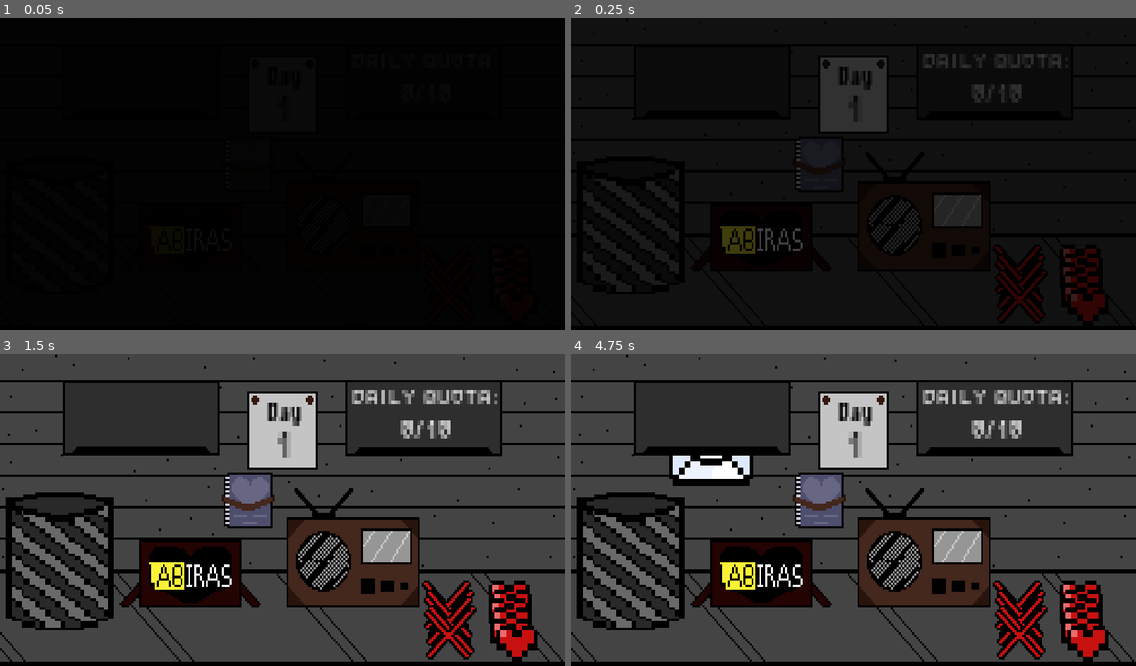
Above: before the commit, frames 1-4 (two rows, left to right).
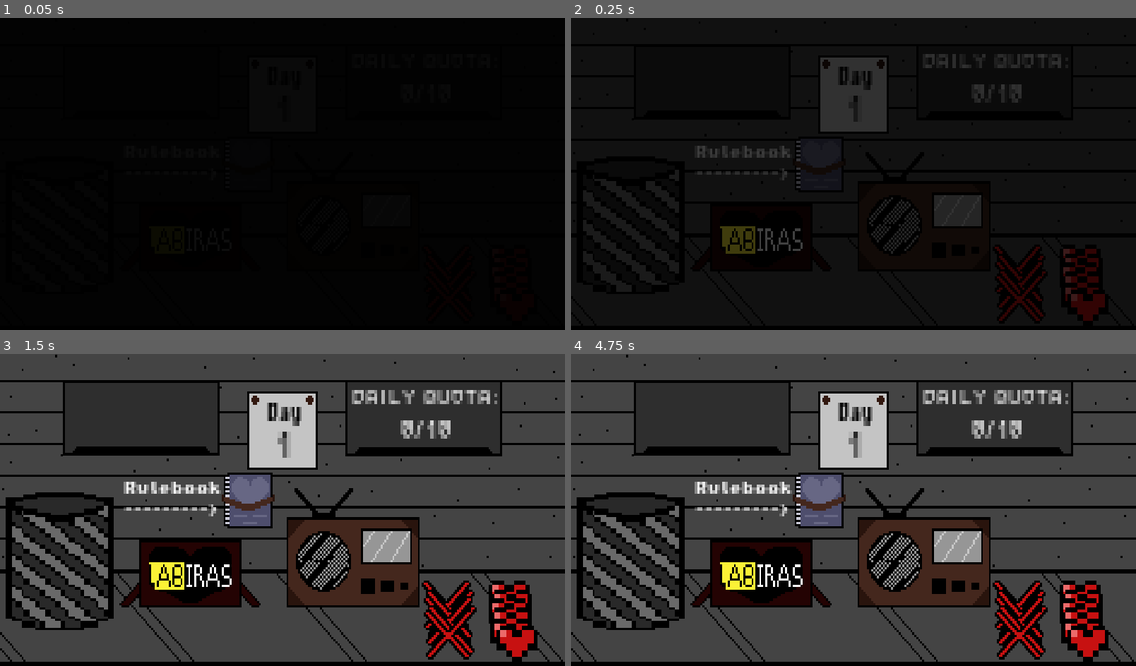
Above: after the commit, the same moments.

Repository: SoaresDavidson/CUPID.inc
Game: Godot game, scene res://scenes/jogo_2.tscn
Same seed, same stepped clock (60 frames per second), same inputs: the game is played once before the commit and once after it. This scene is started directly instead of the project's main scene.
Inputs:
- Up to frame 1 (0.05 s): no input
- Up to frame 2 (0.25 s): no input
- Up to frame 3 (1.5 s): tap Enter at 1.25 s
- Up to frame 4 (4.75 s): tap Space at 2, 3.5 s; tap Enter at 2.75, 4.25 s

The runs differ from the first frame. In frame 2, 0.4% of the frame differs, in the area x 22-39%, y 40-53%; in frame 3, 0.6%; in frame 4, 2.0%, in the area x 17-40%, y 32-53%.

Commit message:
Adicionado áudio pro livro de regras e também adicionado tempo de preparo pro primeiro dia, além de uma dica pro uso do livro

Diff:
--- a/Audios/menuMusic.tscn
+++ b/Audios/menuMusic.tscn
@@ -20,6 +20,8 @@
 [ext_resource type="AudioStream" uid="uid://fcpr5pkjf8ka" path="res://Audios/AllStar.mp3" id="15_vinon"]
 [ext_resource type="AudioStream" uid="uid://cog1s826draxk" path="res://Audios/Empty Room Ambient Noise Sound Effect (320).mp3" id="15_xcvte"]
 [ext_resource type="AudioStream" uid="uid://we1dcmscfv04" path="res://Audios/Trash (Sound Effect) (320).mp3" id="16_gr08y"]
+[ext_resource type="AudioStream" uid="uid://bsxrx8rsy6uxd" path="res://Audios/LivroAbrindo.mp3" id="21_l6ed7"]
+[ext_resource type="AudioStream" uid="uid://cg7xuf0211p5x" path="res://Audios/LivroFechando.mp3" id="22_5wka2"]
 
 [node name="SFX" type="Node"]
 
@@ -102,3 +104,9 @@
 [node name="lixeira" type="AudioStreamPlayer" parent="."]
 stream = ExtResource("16_gr08y")
 volume_db = -10.0
+
+[node name="livro" type="AudioStreamPlayer" parent="."]
+stream = ExtResource("21_l6ed7")
+
+[node name="livro2" type="AudioStreamPlayer" parent="."]
+stream = ExtResource("22_5wka2")
--- a/scenes/jogo_2.tscn
+++ b/scenes/jogo_2.tscn
@@ -271,6 +271,19 @@
 theme_override_font_sizes/font_size = 8
 text = "0/10"
 
+[node name="Label" type="Label" parent="."]
+visible = false
+offset_left = -81.0
+offset_top = -19.0
+offset_right = -16.0
+offset_bottom = 16.0
+scale = Vector2(0.8, 0.8)
+theme_override_fonts/font = ExtResource("8_magwp")
+theme_override_font_sizes/font_size = 8
+text = "Rulebook
+--------->"
+autowrap_mode = 3
+
 [connection signal="pressed" from="botãocartachegando" to="." method="_on_botãocartachegando_pressed"]
 [connection signal="pressed" from="botãoaceitar" to="." method="_on_botãoaceitar_pressed"]
 [connection signal="pressed" from="botãonegar" to="." method="_on_botãonegar_pressed"]
--- a/script/main.gd
+++ b/script/main.gd
@@ -39,13 +39,19 @@
 
 
 func _ready():
-	MenuMusic.get_child(18).play()
 	GlobalVars.scoreatual += 1 #toda vez que inicia o dia, é adicionado um dia no score atual
 	if GlobalVars.scoreatual>GlobalVars.highscore:
 		GlobalVars.save_hiscore()
 	GlobalVars.load_score()
 	$Pontos.text = str(GlobalVars.scoreatual) #projeção do score na parede
-	await get_tree().create_timer(1.0).timeout
+	MenuMusic.get_child(18).play()
+	if GlobalVars.scoreatual == 1:
+		$Label.show()
+		await get_tree().create_timer(30.0).timeout
+		$Label.hide()
+	else:
+		$Label.hide()
+		await get_tree().create_timer(2.0).timeout
 	MenuMusic.get_child(6).play()
 	await get_tree().create_timer(2.6).timeout
 	MenuMusic.get_child(i).play()
@@ -179,6 +185,7 @@
 	MenuMusic.get_child(1).play()
 
 func _on_livrinho_pressed(): #abertura do livrinho de regras
+	MenuMusic.get_child(20).play()
 	$"botãocartachegando".hide()
 	$Livro.show()
 	$"botãoaceitar".hide()
@@ -200,6 +207,7 @@
 	$Meta2.text= str(processosfeitos) +"/"+ str(meta)
 
 func _on_fechar_livro_pressed(): #fechar livro de regras
+	MenuMusic.get_child(21).play()
 	$Livro.hide()
 	if trabalhando == 0: #questão de organização só
 		$"botãoaceitar".hide()
@@ -258,7 +266,7 @@
 	if GlobalVars.scoreatual > 1:
 		%remetente.text = "From: SA INC."
 		%destinatario.text = "To: You"
-		%textinho.text ="We want you with us! Come work here and you won't regret it!"
+		%textinho.text ="We want you with us! We're going to lower your quota!"
 		meta -= 1
 		veneno = true
 	else:
@@ -269,7 +277,7 @@
 	if GlobalVars.scoreatual > 1:
 		%remetente.text = "From: Cupid"
 		%destinatario.text = "To: You"
-		%textinho.text = "Since you're new around here, we'll be a little rough. Stay on your toes!"
+		%textinho.text = "Since you're new around here, we'll be a little rougher. Stay on your toes!"
 		meta += 1
 	else:
 		cartapadrão()
Not shown, added: Audios/LivroAbrindo.mp3.import
Not shown, added: Audios/LivroFechando.mp3.import
Not shown: 1 places in Audios/menuMusic.tscn that only renumber resources
Not shown, added: Audios/LivroAbrindo.mp3
Not shown, added: Audios/LivroFechando.mp3
